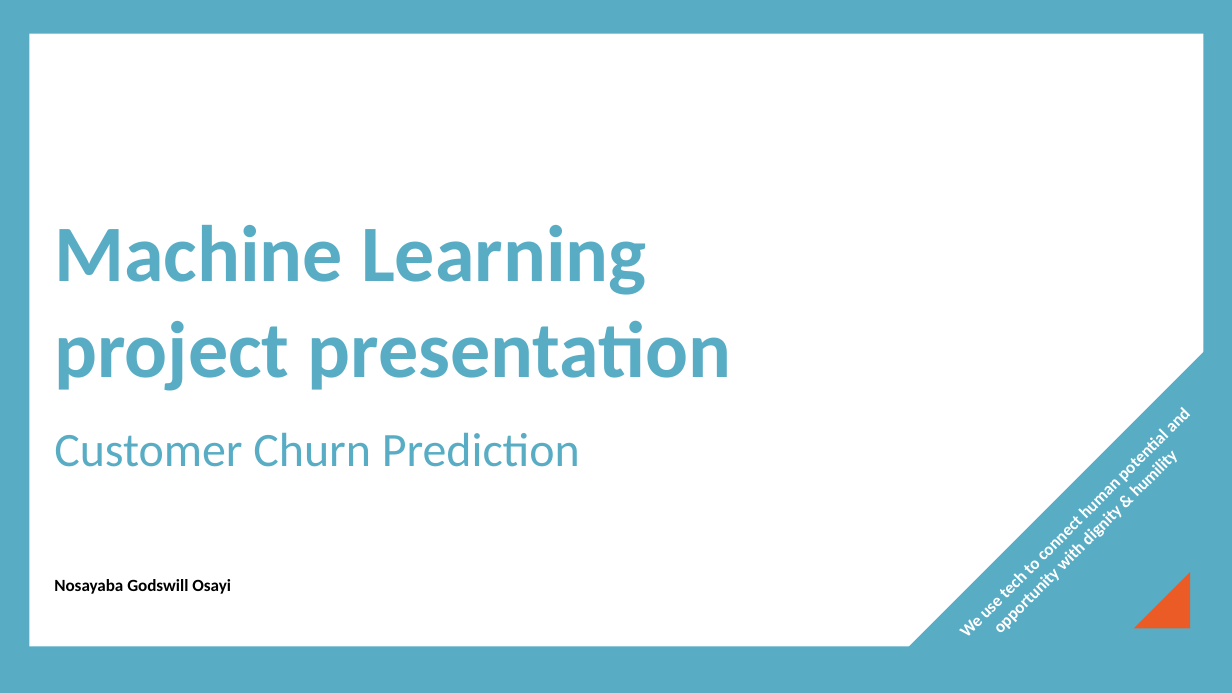
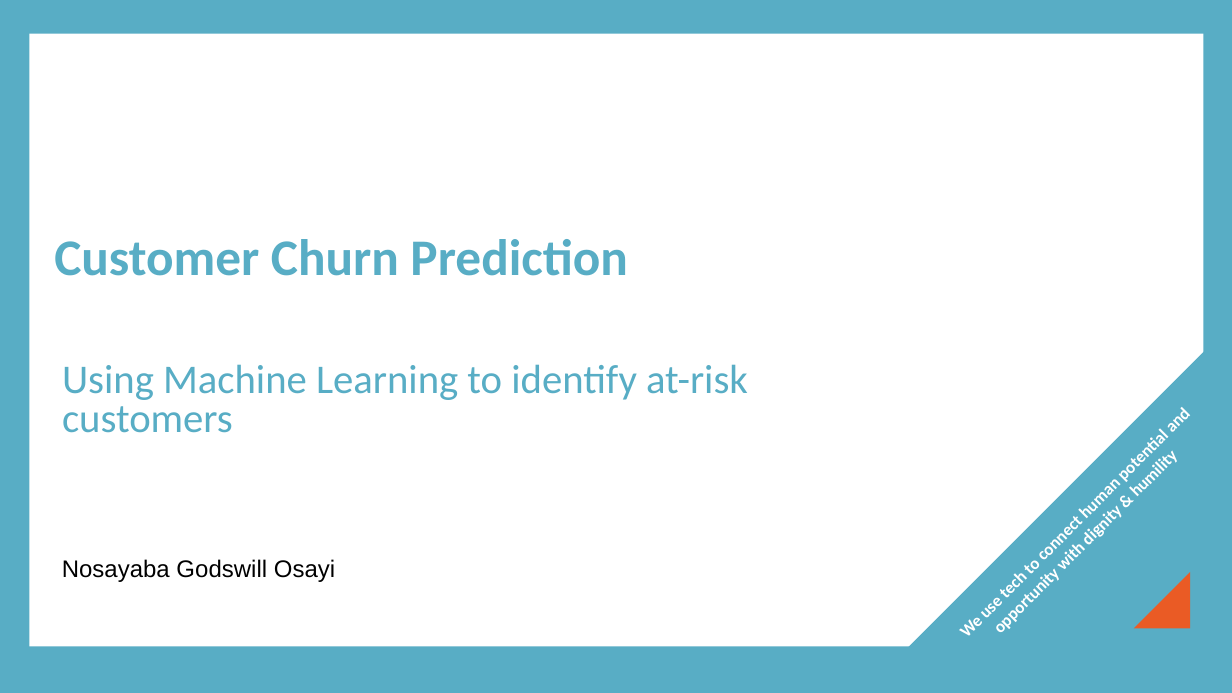
Before and after one commit to gwillcoding/ML_project, a slide deck: slide 1 of Project_presentation.pptx. Drawn at 1232x693 pixels with LibreOffice and Linux fonts; fonts in the diff are those of the drawing; background and template pictures are left out. Boxes give left, top, right and bottom in pixels: in the first picture for what was removed or moved away, otherwise in the second. Text is boxed around its words. In the diff, an @@ line names an element or a change of style, - is before the commit and + after.

```diff
--- a/Project_presentation.pptx
+++ b/Project_presentation.pptx
@@ title removed at (54,225,732,391) @@
-Machine Learning project presentation
@@ title added at (54,239,627,276), 30 pt, text #58ADC5, bold @@
+Customer Churn Prediction
@@ subtitle at (62,364,748,433): text changed; size 28 to 23.8 pt @@
-Customer Churn Prediction
+Using Machine Learning to identify at-risk customers
@@ text "Nosayaba Godswill Osayi": place and size @@
-text "Nosayaba Godswill Osayi" at (54,579,231,594)
+text "Nosayaba Godswill Osayi" at (62,559,335,582)
@@ text "Nosayaba Godswill Osayi" at (62,559,335,582): size 10 to 14 pt, font Calibri to Arial, bold off; vertical alignment bottom to top @@
```
Also in this commit, not shown: 9 other slides changed, 3 slides added, 4 slides removed, 2 other files.
